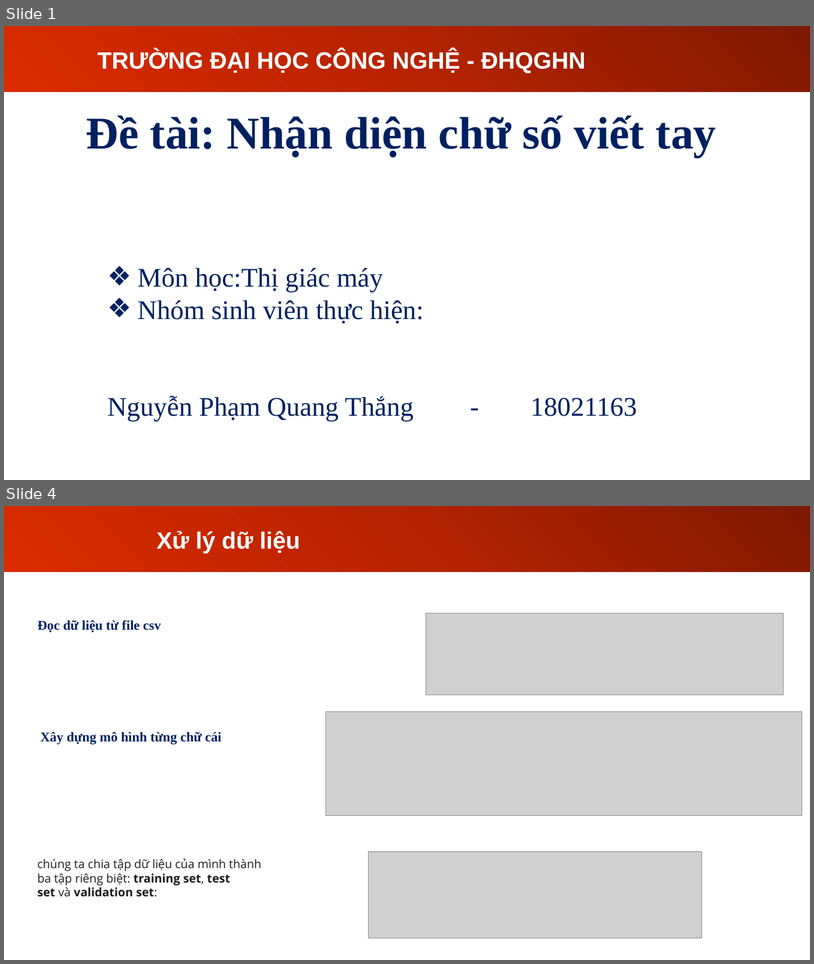
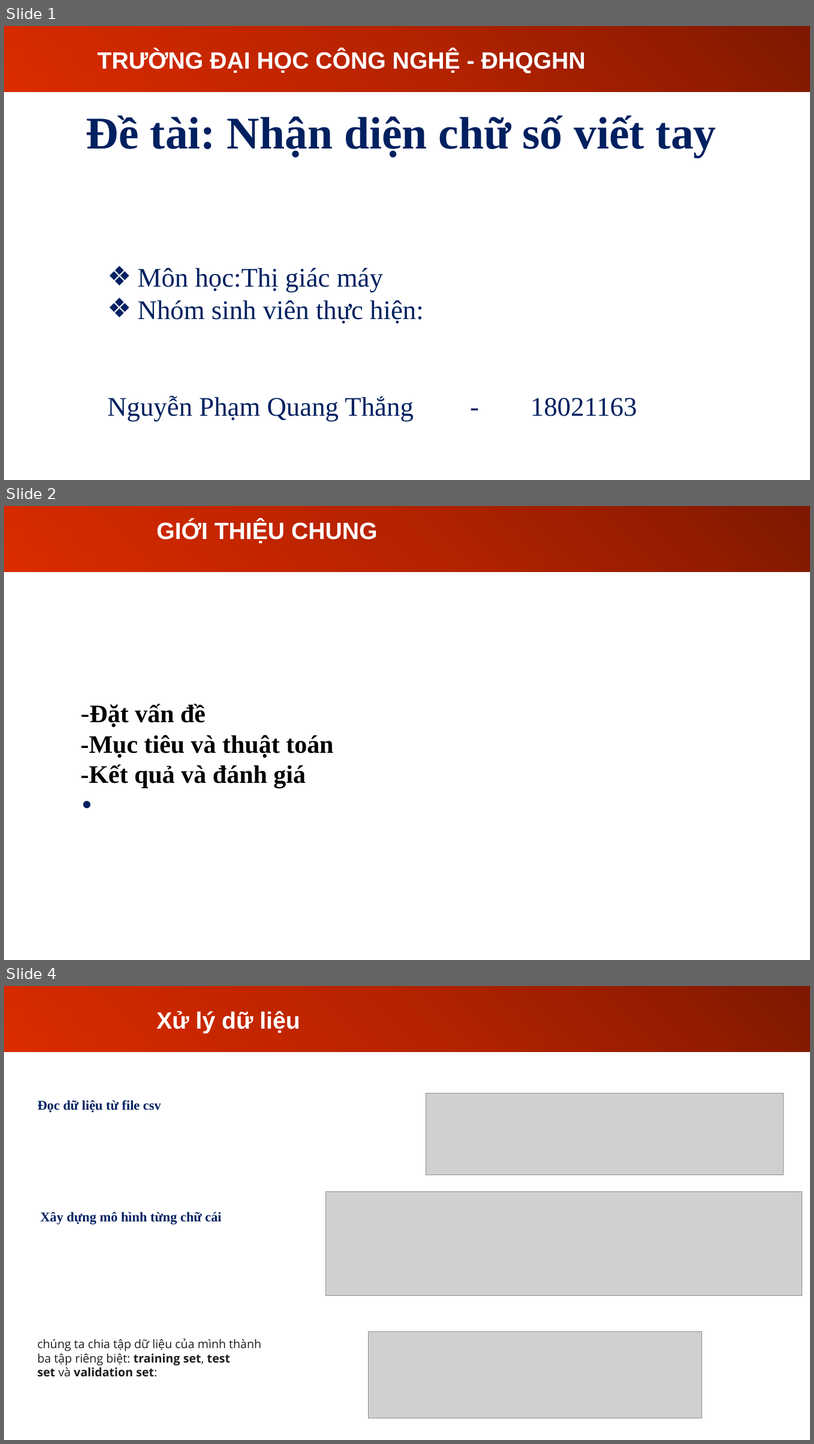
Before and after one commit to QTCODEBug/Ocr, a slide deck: báo cáo.pptx. Shown one above the other, each under a label of ours: slides 1 and 4 before the commit, slides 1, 2 and 4 after it; the slides between them are not shown. The pictures are 814x964 and 814x1444 pixels, drawn with LibreOffice and Linux fonts; fonts in the diff are those of the drawing; grey boxes stand for pictures; background and template pictures are left out. Boxes give left, top, right and bottom in pixels: in the first picture for what was removed or moved away, otherwise in the second. Text is boxed around its words. In the diff, an @@ line names an element or a change of style, - is before the commit and + after.

```diff
--- a/báo cáo.pptx
+++ b/báo cáo.pptx
@@ slide 2 added at [4,506,810,960], background picture (left out); not listed: 1 template element that a slide beside it also shows @@
@@ title added at [156,520,378,543], 28 pt, text #FFFFFF, bold @@
+GIỚI THIỆU CHUNG
@@ text added at [81,703,333,787], 30 pt, text #000000, bold @@
+-Đặt vấn đề
+-Mục tiêu và thuật toán
+-Kết quả và đánh giá
```
Also in this commit, not shown: 1 other slide added, 2 slides removed, 4 other files.
